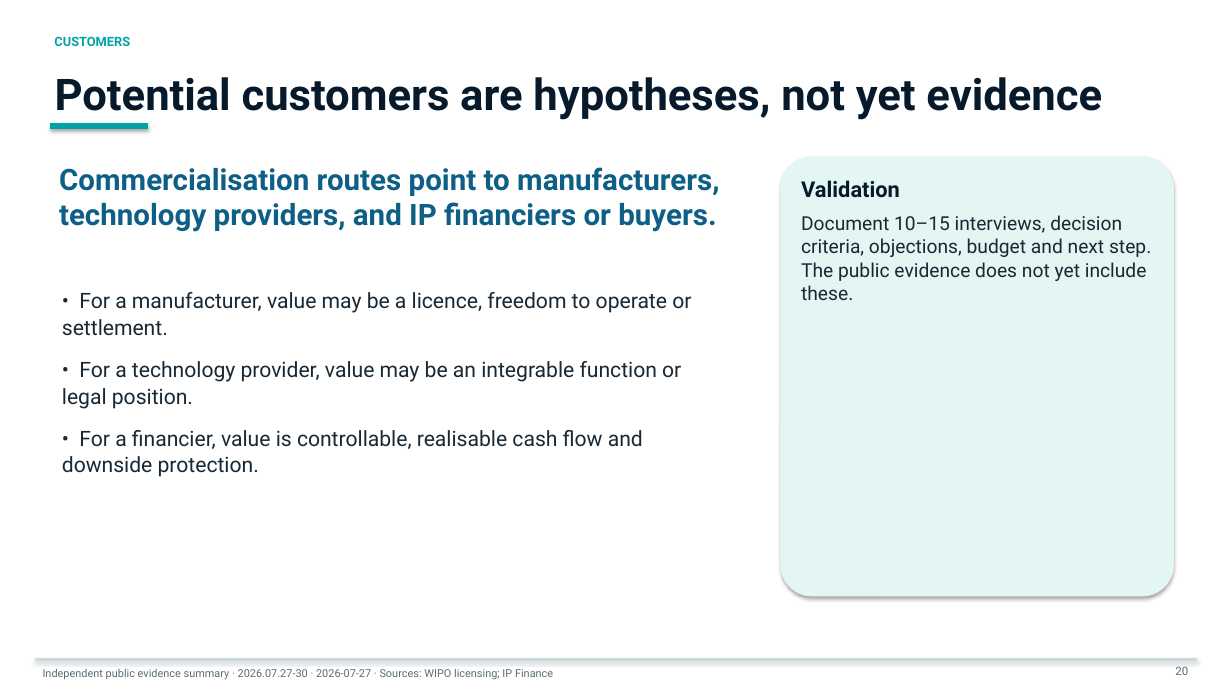
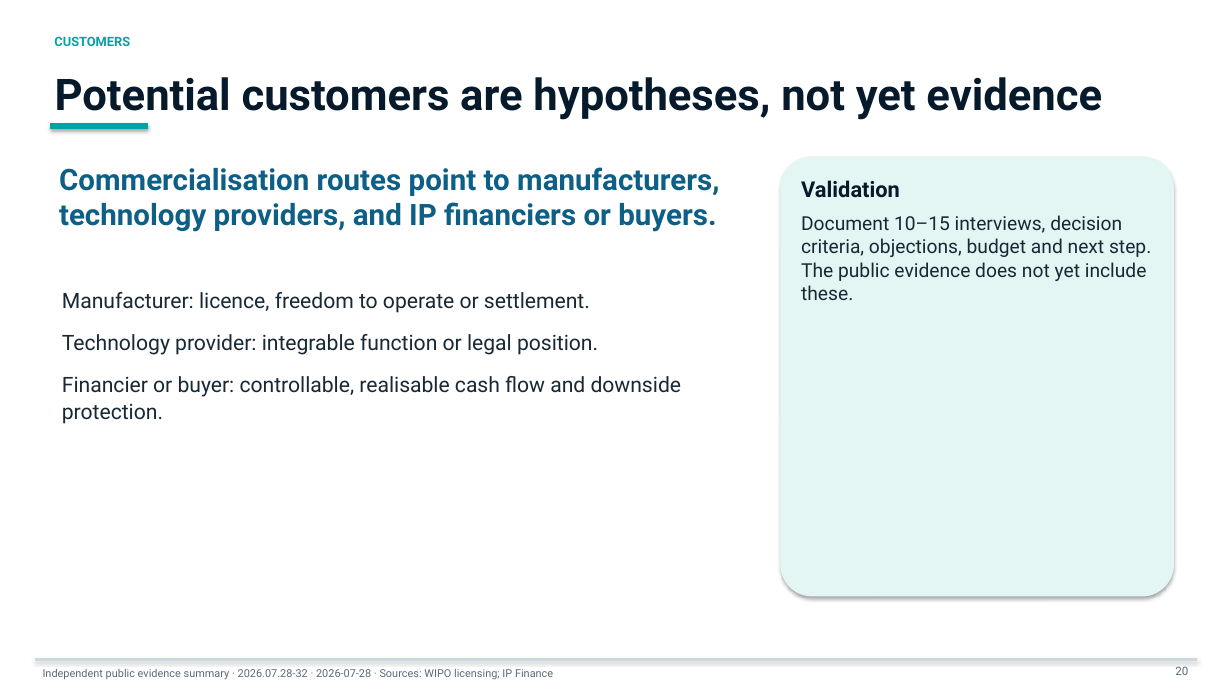
Before and after one commit to jounirautio78-ops/pixan-global-market-evidence-public, a slide deck: slide 20 of site/downloads/pixan-bank-deck-large-en.pptx. Drawn at 1232x693 pixels with LibreOffice and Linux fonts; fonts in the diff are those of the drawing. Boxes give left, top, right and bottom in pixels: in the first picture for what was removed or moved away, otherwise in the second. Text is boxed around its words. In the diff, an @@ line names an element or a change of style, - is before the commit and + after.

Commit message:
Publish v32 daily evidence package (#29)
Publish the bilingual v32 daily evidence package, privacy-safe Italy and Poland boundaries, current vendor follow-up states, and once-daily bank-artifact cadence.

```diff
--- a/site/downloads/pixan-bank-deck-large-en.pptx
+++ b/site/downloads/pixan-bank-deck-large-en.pptx
@@ text at box(62, 292, 682, 424): text changed @@
-• For a manufacturer, value may be a licence, freedom to operate or settlement.
-• For a technology provider, value may be an integrable function or legal position.
-• For a financier, value is controllable, realisable cash flow and downside protection.
+Manufacturer: licence, freedom to operate or settlement.
+Technology provider: integrable function or legal position.
+Financier or buyer: controllable, realisable cash flow and downside protection.
@@ text at box(43, 669, 553, 679): text changed @@
-Independent public evidence summary · 2026.07.27-30 · 2026-07-27 · Sources: WIPO licensing; IP Finance
+Independent public evidence summary · 2026.07.28-32 · 2026-07-28 · Sources: WIPO licensing; IP Finance
```
Also in this commit, not shown: 29 other slides changed, 53 other files.
